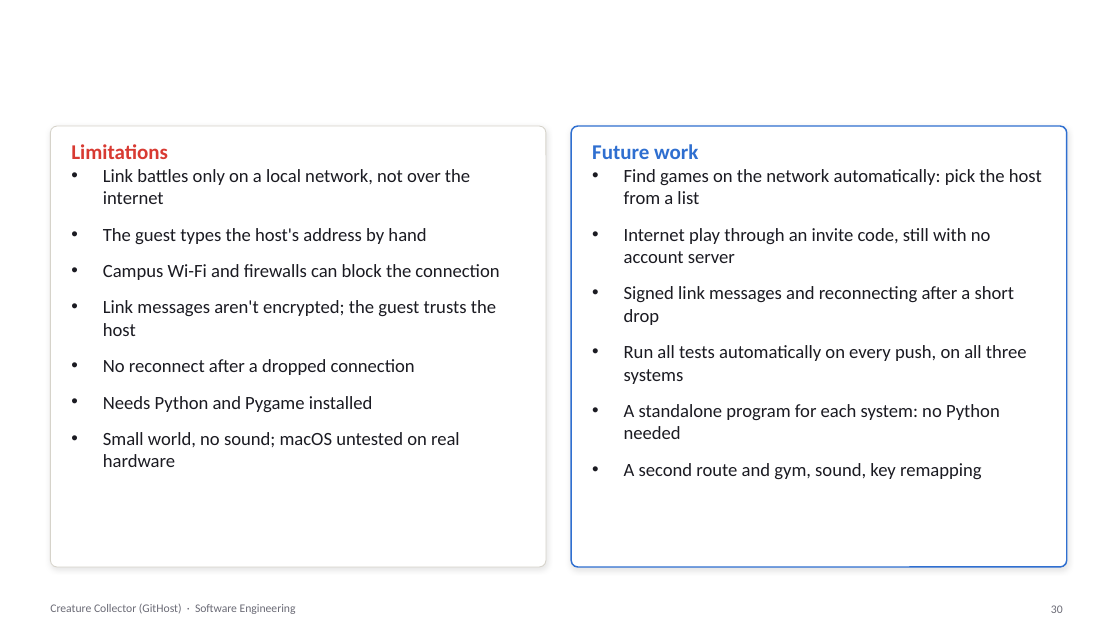
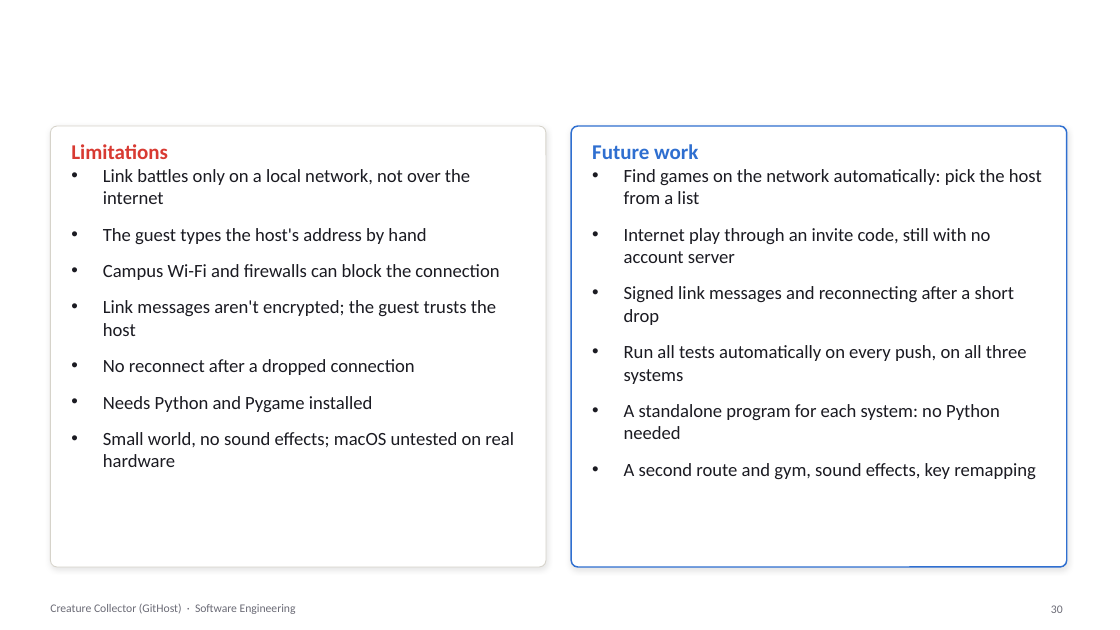
Before and after one commit to psdoom14/creature-collector, a slide deck: slide 30 of docs/se/CreatureCollector-SE.pptx. Drawn at 1120x630 pixels with LibreOffice and Linux fonts; fonts in the diff are those of the drawing; background and template pictures are left out. Boxes give left, top, right and bottom in pixels: in the first picture for what was removed or moved away, otherwise in the second. Text is boxed around its words. In the diff, an @@ line names an element or a change of style, - is before the commit and + after.

```diff
--- a/docs/se/CreatureCollector-SE.pptx
+++ b/docs/se/CreatureCollector-SE.pptx
@@ text at (x1=103, y1=432, x2=514, y2=467): text changed @@
-• Small world, no sound; macOS untested on real hardware
+• Small world, no sound effects; macOS untested on real hardware
@@ text at (x1=624, y1=463, x2=1036, y2=479): text changed @@
-• A second route and gym, sound, key remapping
+• A second route and gym, sound effects, key remapping
```
Also in this commit, not shown: 3 other slides changed, 3 other files.
